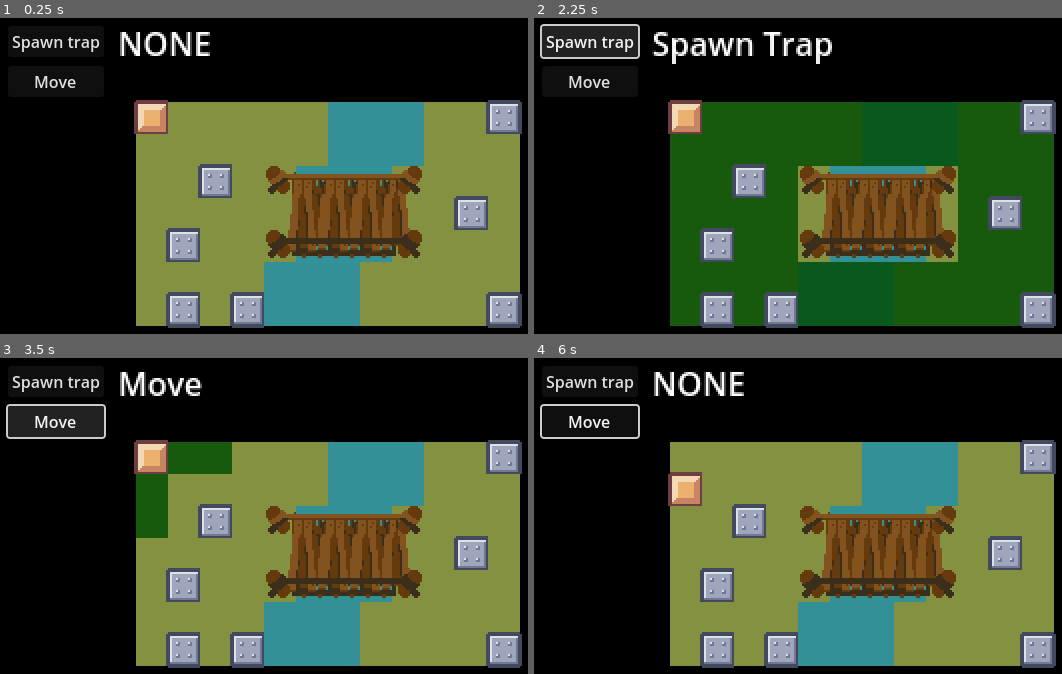
Above: before the commit, frames 1-4 (two rows, left to right).
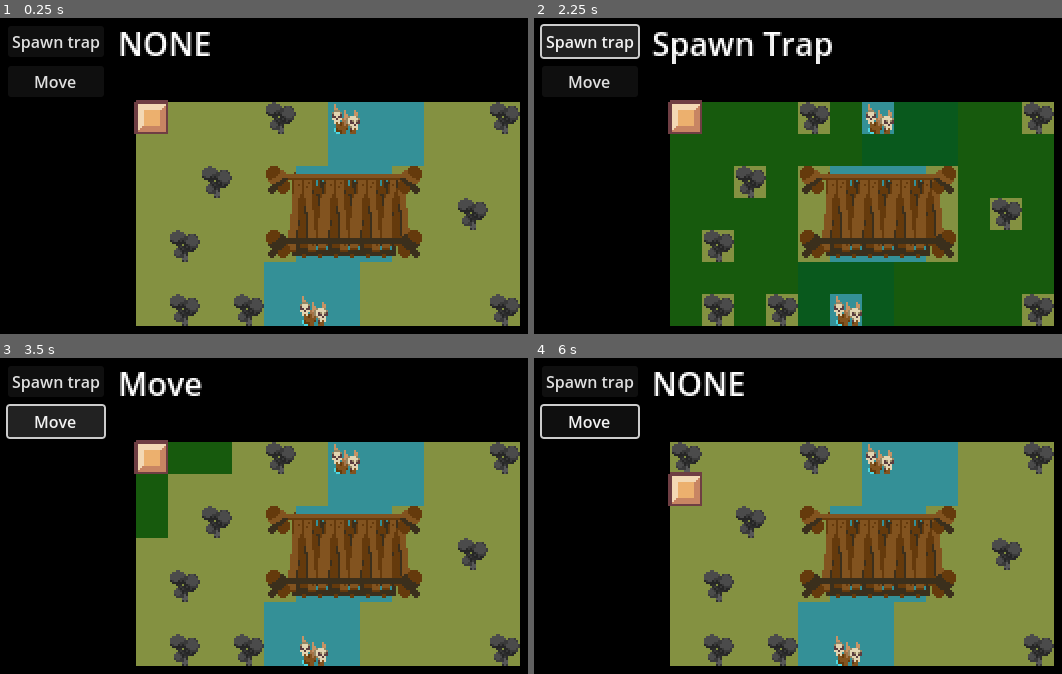
Above: after the commit, the same moments.

Repository: SadnessTrain/ronin-final-breath
Game: Godot game, scene res://Scenes/MainScene.tscn
Two runs of this game, one before a commit and one after it. Both use one fixed random seed, a clock stepped at 60 frames per second and the inputs below.
Inputs (mouse positions are in pixels of both pictures, inside the frame that each line leads up to):
- Up to frame 1 (0.25 s): no input
- Up to frame 2 (2.25 s): click "Spawn trap" at 0.5 s; click "Move" at 1.25 s; click "Spawn trap" at 2 s
- Up to frame 3 (3.5 s): click "Move" at 2.75 s
- Up to frame 4 (6 s): click "Spawn trap" at 3.5 s; click "Move" at 4.25 s; tap Enter at 5 s; move the mouse to (687, 459) at 5.02 s; click (687, 459) at 5.1 s; tap Space at 5.75 s; move the mouse to (687, 490) at 5.77 s; click (687, 490) at 5.85 s

The runs differ from the first frame. In frame 1, 5.9% of the frame differs, in the area x 31-99%, y 25-99%; in frame 2, 6.8%; in frame 3, 5.9%; in frame 4, 6.3%.

Commit message:
Remove wallEntity and add tree instead

Diff:
--- a/Resources/Playfield/PlayfieldData.tres
+++ b/Resources/Playfield/PlayfieldData.tres
@@ -9,5 +9,5 @@
 riverChance = 50
 riverMargin = 3
 riverWidth = 3
-minObstacles = 4
-maxObstacles = 8
+minObstacles = 7
+maxObstacles = 12
--- /dev/null
+++ b/Scenes/Entities/Obstacle/TreeEntity.tscn
@@ -0,0 +1,10 @@
+[gd_scene load_steps=3 format=3 uid="uid://baqocf3yu76nu"]
+
+[ext_resource type="Script" path="res://Scripts/Entities/Obstacle/WallEntity.gd" id="1_otnsi"]
+[ext_resource type="Texture2D" uid="uid://surnglw06xmm" path="res://Textures/Playfield/Obstacles/Tree.png" id="2_vd1m1"]
+
+[node name="Tree" type="Node2D"]
+script = ExtResource("1_otnsi")
+
+[node name="Sprite2D" type="Sprite2D" parent="."]
+texture = ExtResource("2_vd1m1")
--- a/Scenes/Entities/Obstacle/WallEntity.tscn
+++ /dev/null
@@ -1,10 +0,0 @@
-[gd_scene load_steps=3 format=3 uid="uid://baqocf3yu76nu"]
-
-[ext_resource type="Script" path="res://Scripts/Entities/Obstacle/WallEntity.gd" id="1_jwue0"]
-[ext_resource type="Texture2D" uid="uid://c6ii2umkmseqb" path="res://Textures/Playfield/ObstacleTexture.png" id="2_2t01d"]
-
-[node name="Wall" type="Node2D"]
-script = ExtResource("1_jwue0")
-
-[node name="Sprite2D" type="Sprite2D" parent="."]
-texture = ExtResource("2_2t01d")
--- a/Scripts/Playfield/Playfield.gd
+++ b/Scripts/Playfield/Playfield.gd
@@ -3,7 +3,7 @@
 
 var testingMovableEntityScene = preload("res://Scenes/Entities/MovableEntity.tscn") #TODO remove
 var tileScene = preload("res://Scenes/Playfield/Tile.tscn")
-var wallEntityScene = preload("res://Scenes/Entities/Obstacle/WallEntity.tscn")
+var treeEntityScene = preload("res://Scenes/Entities/Obstacle/TreeEntity.tscn")
 var waterObstacleScene = preload("res://Scenes/Entities/Obstacle/WaterObstacleEntity.tscn")
 var bridgeScene = preload("res://Scenes/Entities/Obstacle/BridgeEntity.tscn")
 
@@ -134,7 +134,7 @@
 		if tile.type == "WATER":
 			CreateEntity(tile, waterObstacleScene)
 		else:
-			CreateEntity(tile, wallEntityScene)
+			CreateEntity(tile, treeEntityScene)
 
 func GetAllTilesWithEmptyNeighbors() -> Array[Tile]:
 	var toReturn: Array[Tile] = []
Binary file added: Textures/Playfield/Obstacles/Tree.png
Not shown, added: Textures/Playfield/Obstacles/Tree.png.import
